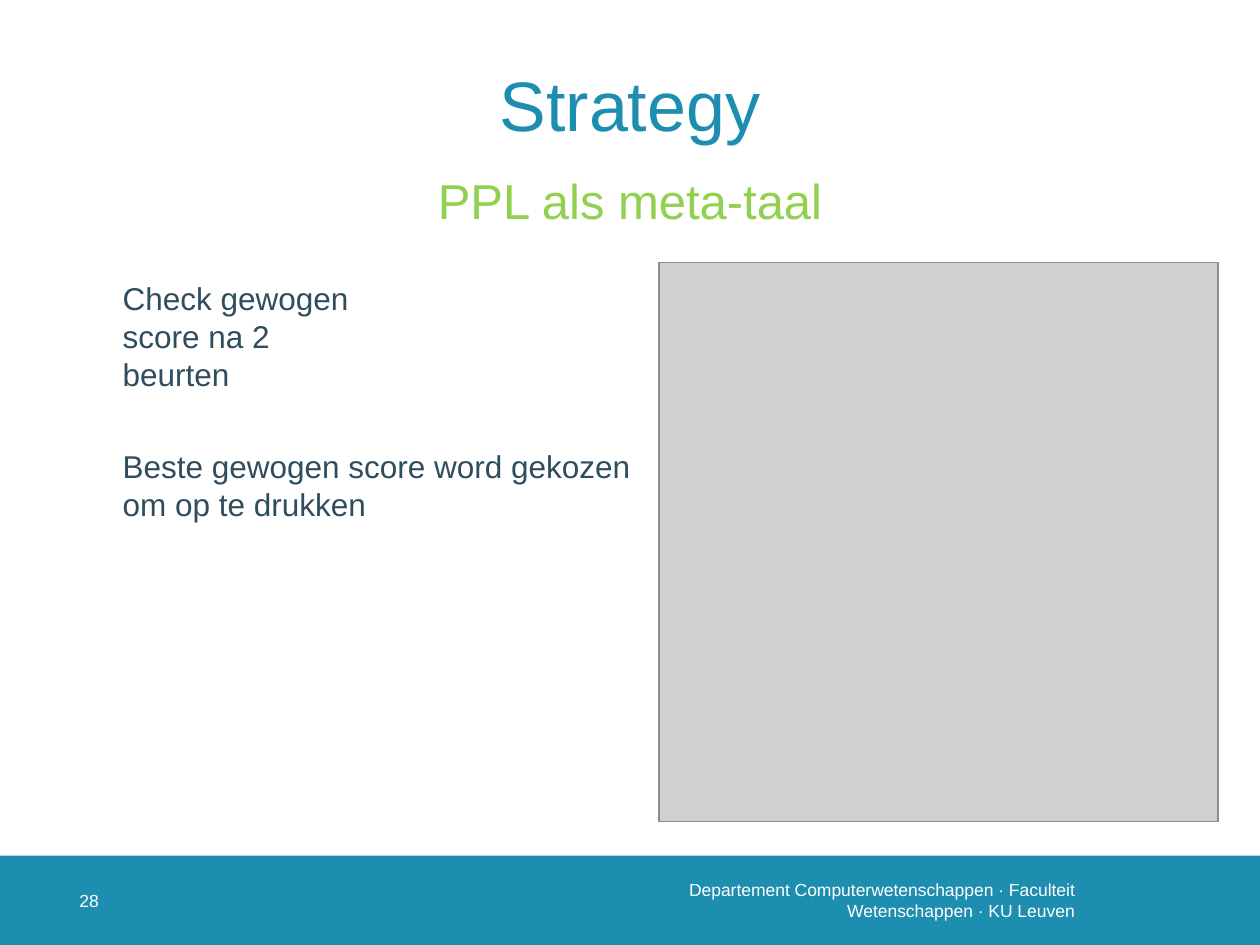
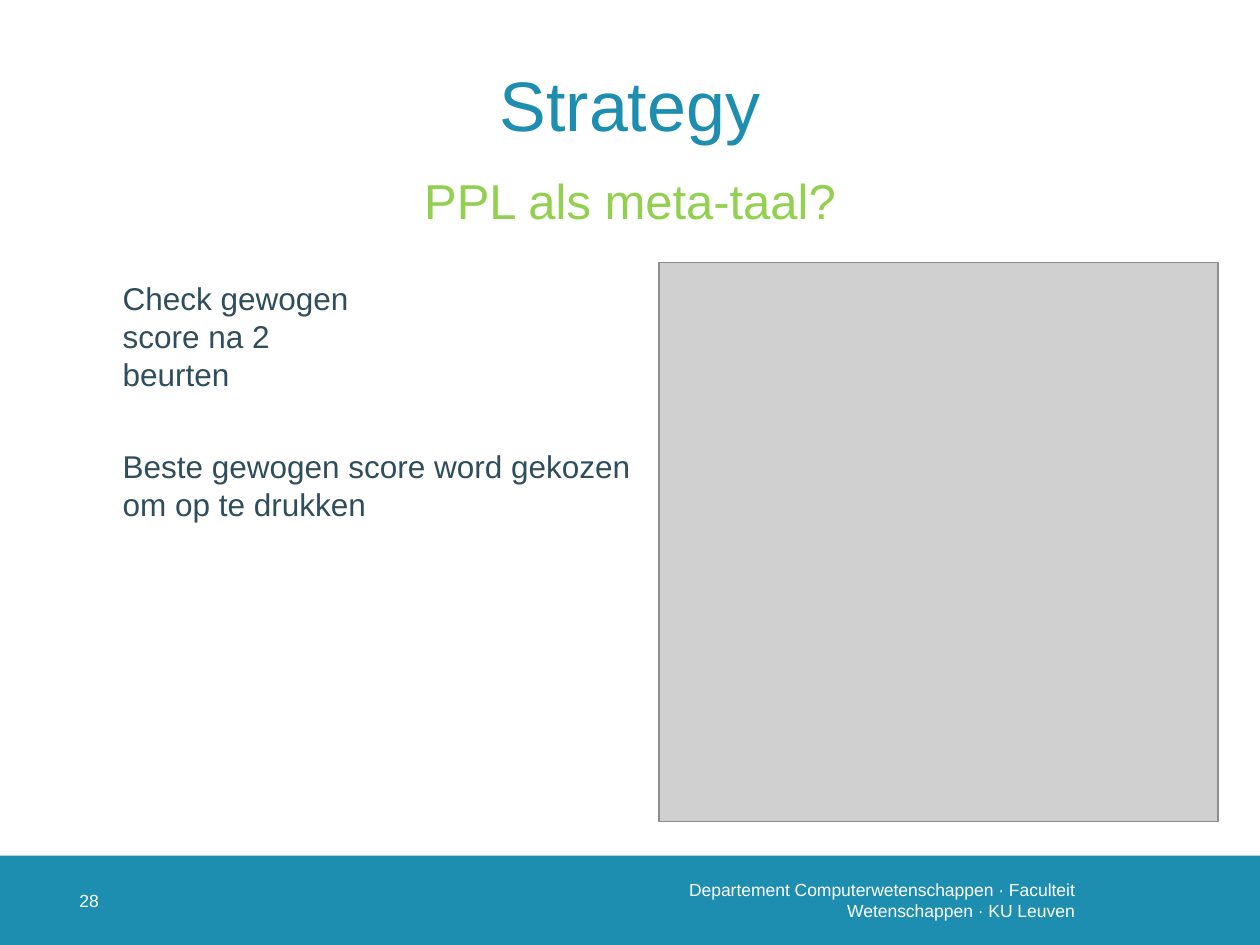
Before and after one commit to susverwimp/T208-Probabilistic-Programming-A-Case-Study, a slide deck: slide 29 of thesis/presentations/2 second/secondv3.pptx. Drawn at 1260x945 pixels with LibreOffice and Linux fonts; fonts in the diff are those of the drawing; grey boxes stand for pictures; background and template pictures are left out. Boxes give left, top, right and bottom in pixels: in the first picture for what was removed or moved away, otherwise in the second. Text is boxed around its words. In the diff, an @@ line names an element or a change of style, - is before the commit and + after.

```diff
--- a/thesis/presentations/2 second/secondv3.pptx
+++ b/thesis/presentations/2 second/secondv3.pptx
@@ text at [424, 183, 836, 220]: text changed @@
-PPL als meta-taal
+PPL als meta-taal?
```
Also in this commit, not shown: 2 other slides changed, 1 slide removed.
